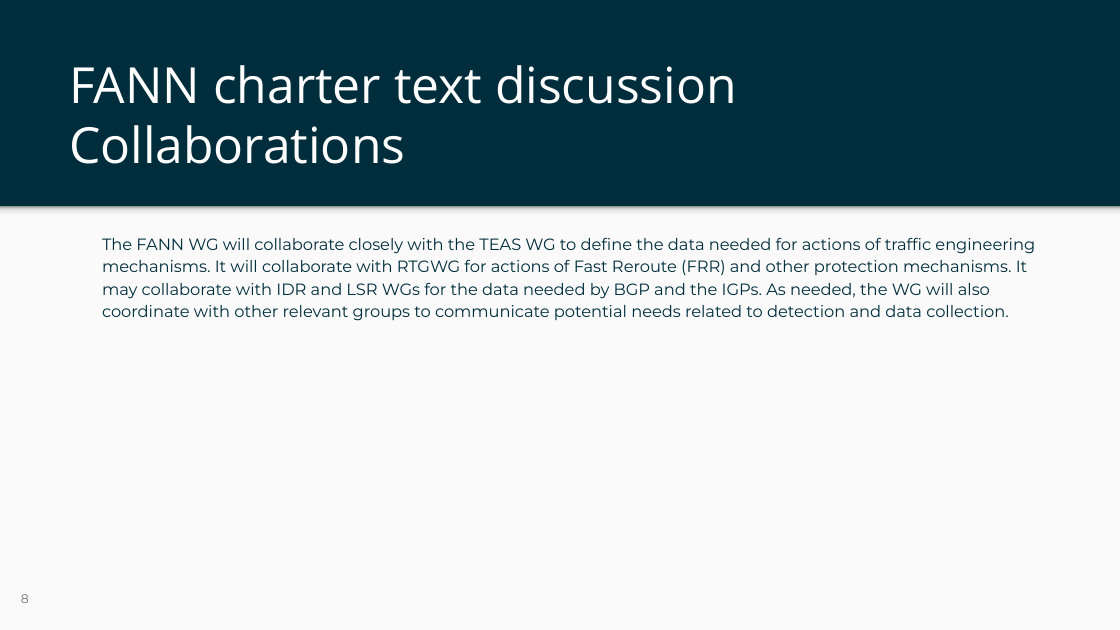
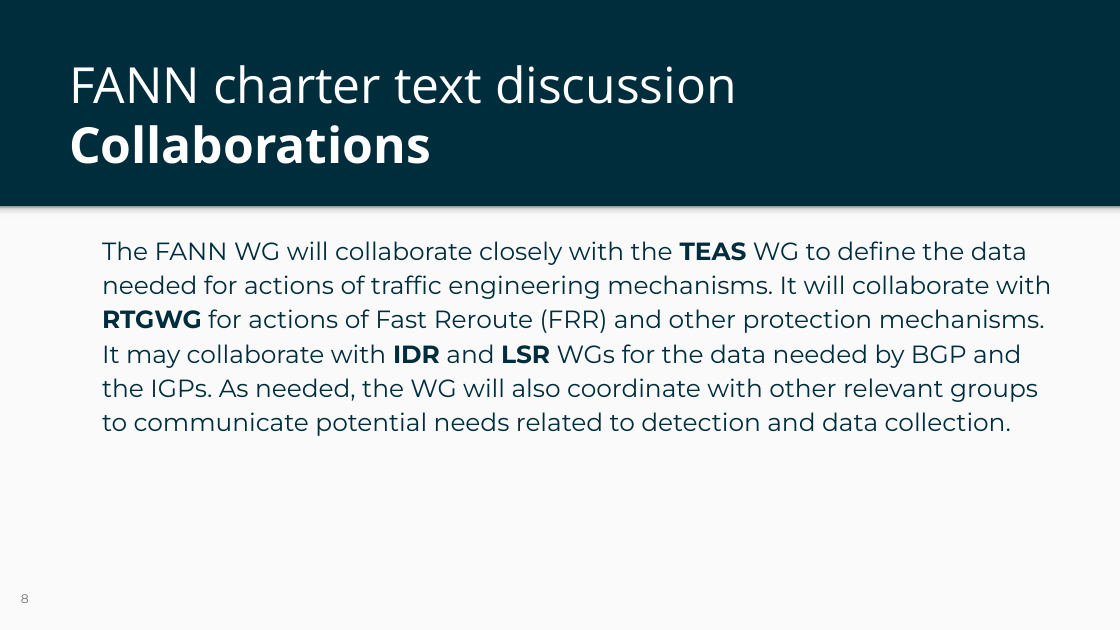
Before and after one commit to Yingzhen-ietf/FANN-charter, a slide deck: slide 8 of ietf-125-fann-slides.pptx. Drawn at 1120x630 pixels with LibreOffice and Linux fonts; fonts in the diff are those of the drawing; background and template pictures are left out. Boxes give left, top, right and bottom in pixels: in the first picture for what was removed or moved away, otherwise in the second. Text is boxed around its words. In the diff, an @@ line names an element or a change of style, - is before the commit and + after.

```diff
--- a/ietf-125-fann-slides.pptx
+++ b/ietf-125-fann-slides.pptx
@@ title "FANN charter text discussion Collaborations" at bbox=[69, 65, 737, 164]: bold on in "Collaborations" @@
@@ text "The FANN WG will collaborate ..." at bbox=[102, 241, 1051, 436]: size 10.5 to 16 pt; bold on in "TEAS RTGWG IDR LSR" @@
```
Also in this commit, not shown: 6 other slides changed, 8 slides added.
